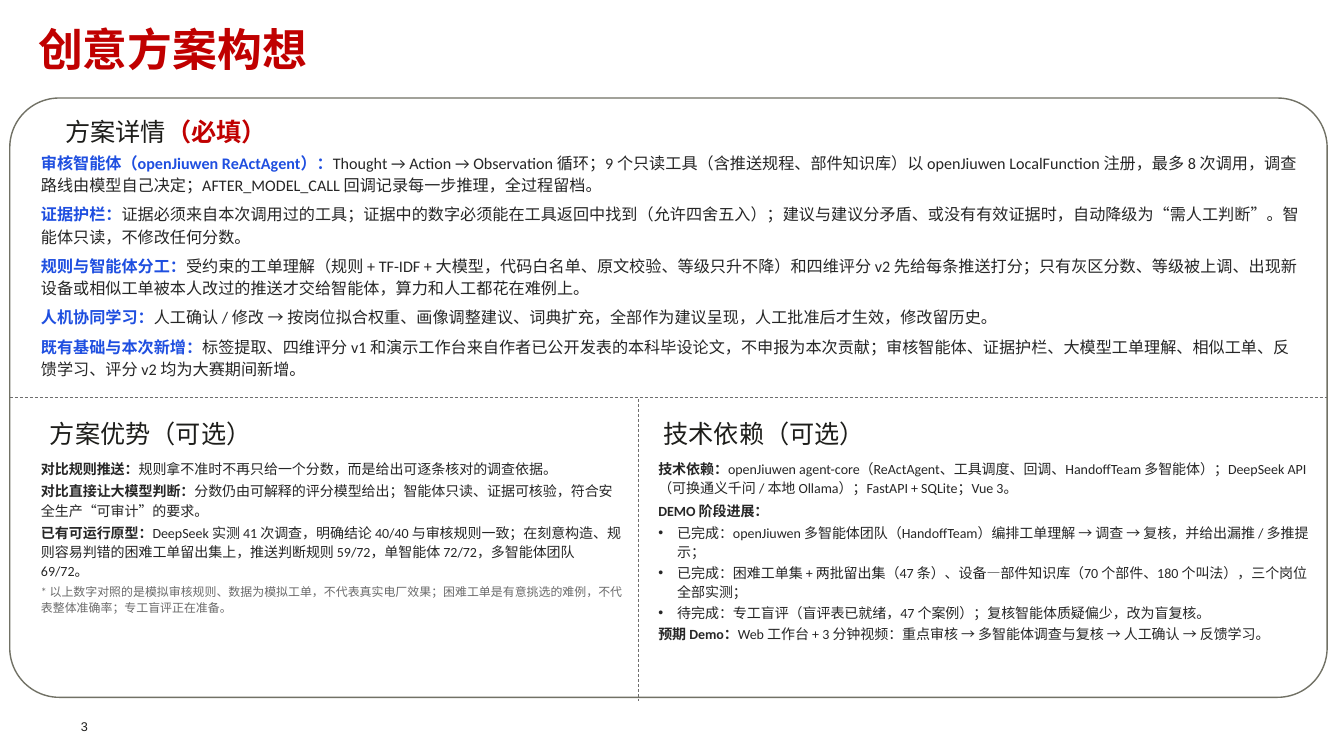
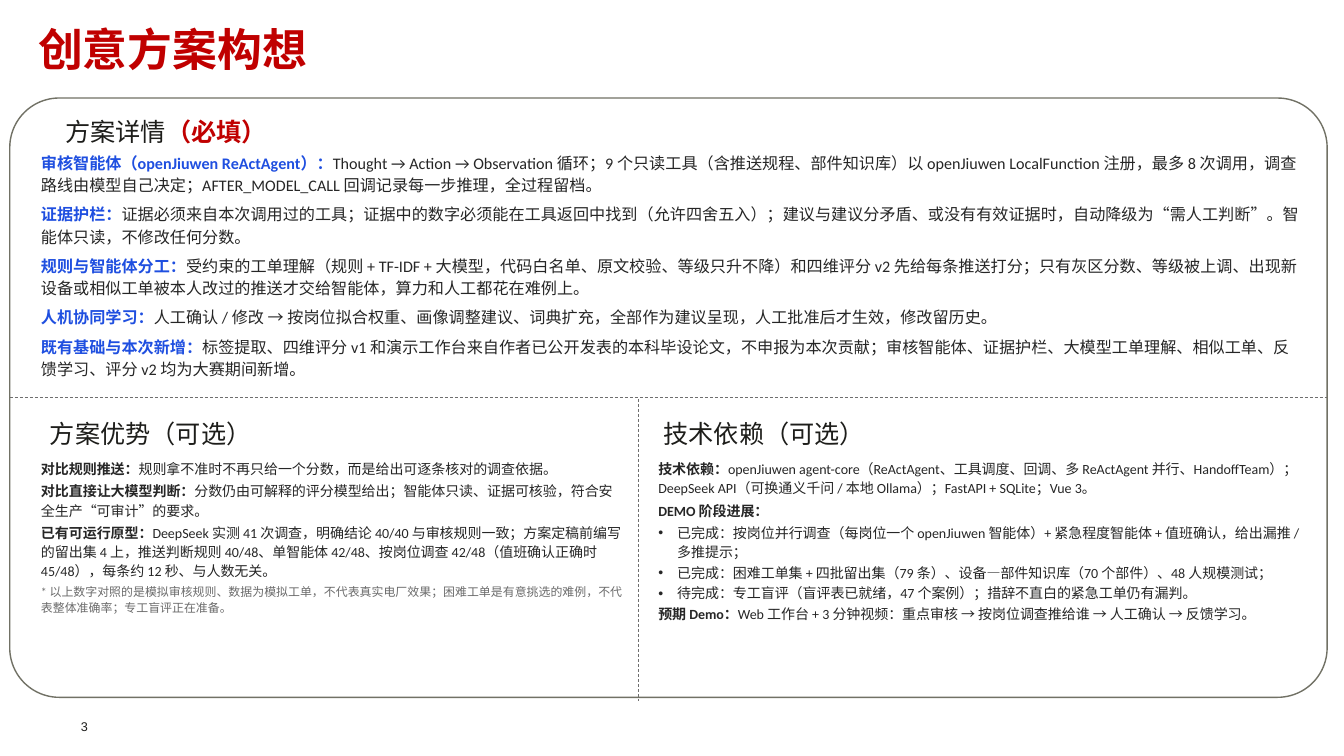
Before and after one commit to Hugo-Tian/powerplant-review-agent, a slide deck: slide 3 of docs/competition/openJiuwen创意PPT_电厂工单推送审核智能体.pptx. Drawn at 1344x756 pixels with LibreOffice and Linux fonts; fonts in the diff are those of the drawing; background and template pictures are left out. Boxes give left, top, right and bottom in pixels: in the first picture for what was removed or moved away, otherwise in the second. Text is boxed around its words. In the diff, an @@ line names an element or a change of style, - is before the commit and + after.

```diff
--- a/docs/competition/openJiuwen创意PPT_电厂工单推送审核智能体.pptx
+++ b/docs/competition/openJiuwen创意PPT_电厂工单推送审核智能体.pptx
@@ text at [658,462,1298,495]: text changed @@
-技术依赖：openJiuwen agent-core（ReActAgent、工具调度、回调、HandoffTeam 多智能体）；DeepSeek API（可换通义千问 / 本地 Ollama）；FastAPI + SQLite；Vue 3。
+技术依赖：openJiuwen agent-core（ReActAgent、工具调度、回调、多 ReActAgent 并行、HandoffTeam）；DeepSeek API（可换通义千问 / 本地 Ollama）；FastAPI + SQLite；Vue 3。
@@ text at [41,526,621,577]: text changed @@
-已有可运行原型：DeepSeek 实测 41 次调查，明确结论 40/40 与审核规则一致；在刻意构造、规则容易判错的困难工单留出集上，推送判断规则 59/72，单智能体 72/72，多智能体团队 69/72。
+已有可运行原型：DeepSeek 实测 41 次调查，明确结论 40/40 与审核规则一致；方案定稿前编写的留出集 4 上，推送判断规则 40/48、单智能体 42/48、按岗位调查 42/48（值班确认正确时 45/48），每条约 12 秒、与人数无关。
@@ text at [658,526,1291,623]: text changed @@
-• 已完成：openJiuwen 多智能体团队（HandoffTeam）编排工单理解 → 调查 → 复核，并给出漏推 / 多推提示；
-• 已完成：困难工单集 + 两批留出集（47 条）、设备—部件知识库（70 个部件、180 个叫法），三个岗位全部实测；
-• 待完成：专工盲评（盲评表已就绪，47 个案例）；复核智能体质疑偏少，改为盲复核。
-预期 Demo：Web 工作台 + 3 分钟视频：重点审核 → 多智能体调查与复核 → 人工确认 → 反馈学习。
+• 已完成：按岗位并行调查（每岗位一个 openJiuwen 智能体）+ 紧急程度智能体 + 值班确认，给出漏推 / 多推提示；
+• 已完成：困难工单集 + 四批留出集（79 条）、设备—部件知识库（70 个部件）、48 人规模测试；
+• 待完成：专工盲评（盲评表已就绪，47 个案例）；措辞不直白的紧急工单仍有漏判。
+预期 Demo：Web 工作台 + 3 分钟视频：重点审核 → 按岗位调查推给谁 → 人工确认 → 反馈学习。
```
Also in this commit, not shown: 2 other slides changed, 15 other files.
